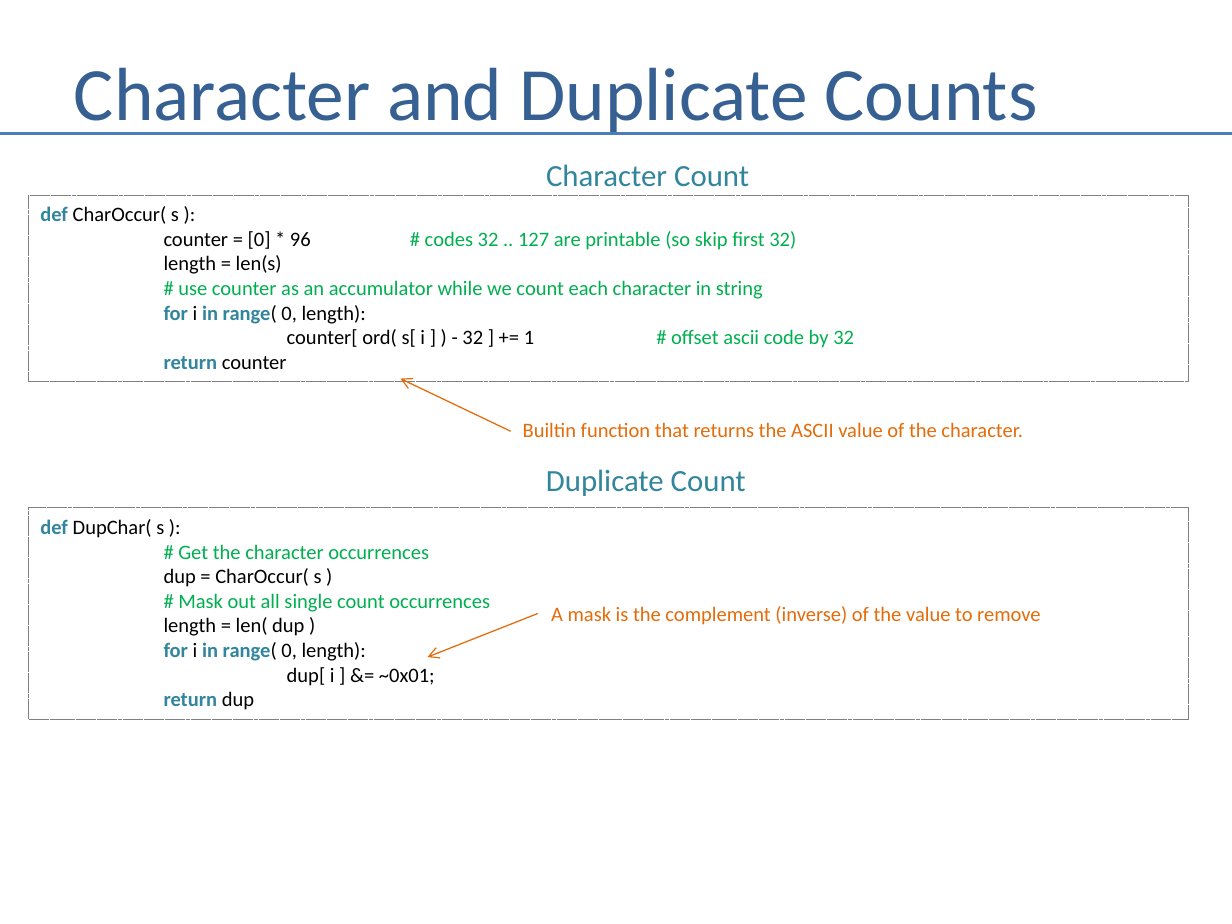
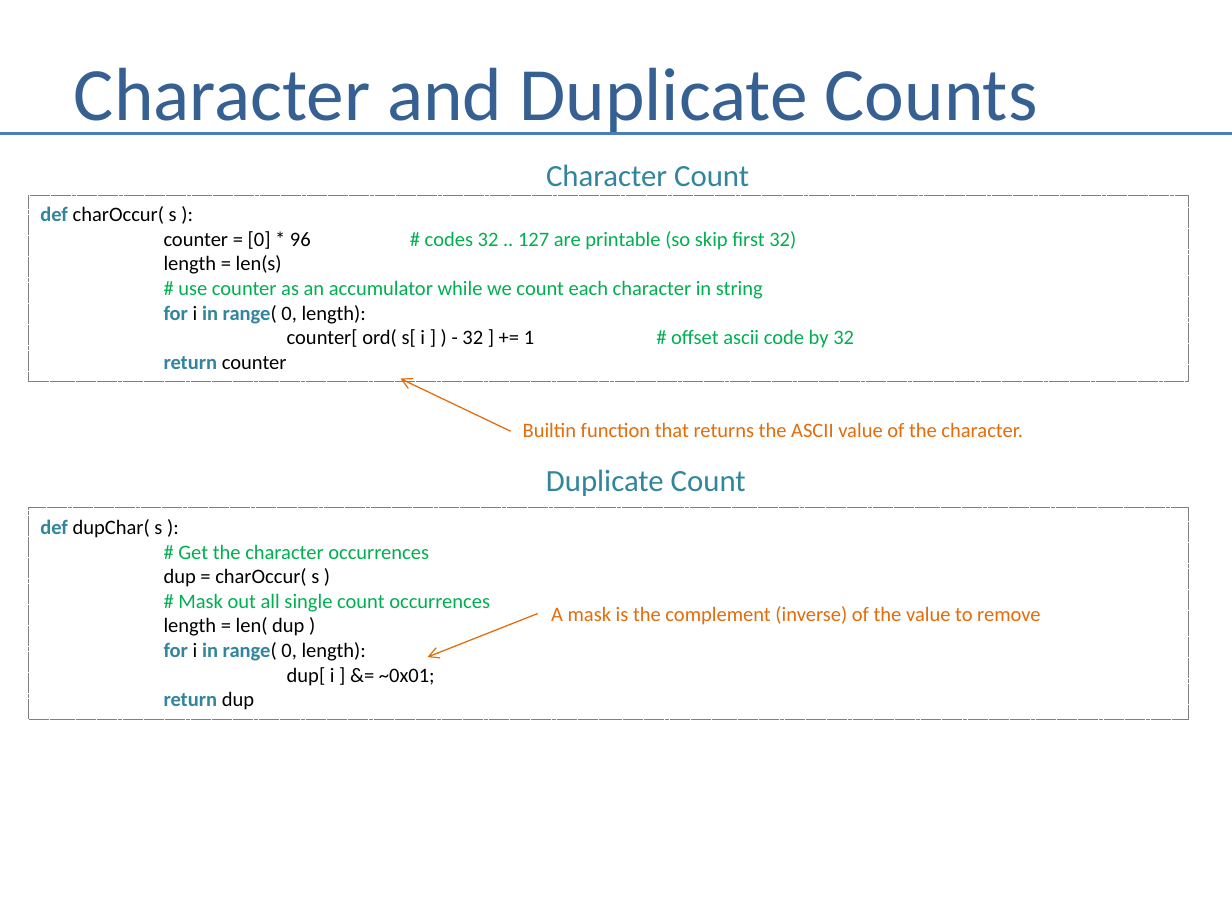
Before and after one commit to andrewferlitsch/Portland-Data-Science-Group, a slide deck: slide 99 of Presentations/Whiteboarding.pptx. Drawn at 1232x924 pixels with LibreOffice and Linux fonts; fonts in the diff are those of the drawing. Boxes give left, top, right and bottom in pixels: in the first picture for what was removed or moved away, otherwise in the second. Text is boxed around its words. In the diff, an @@ line names an element or a change of style, - is before the commit and + after.

```diff
--- a/Presentations/Whiteboarding.pptx
+++ b/Presentations/Whiteboarding.pptx
@@ text in rectangle at <box>40,206,177,224</box>: text changed @@
-def CharOccur( s ):
+def charOccur( s ):
@@ text in rectangle at <box>40,519,162,538</box>: text changed @@
-def DupChar( s ):
+def dupChar( s ):
@@ text in rectangle at <box>164,568,319,587</box>: text changed @@
-dup = CharOccur( s )
+dup = charOccur( s )
```
Also in this commit, not shown: 1 other slide changed, 1 slide removed.
